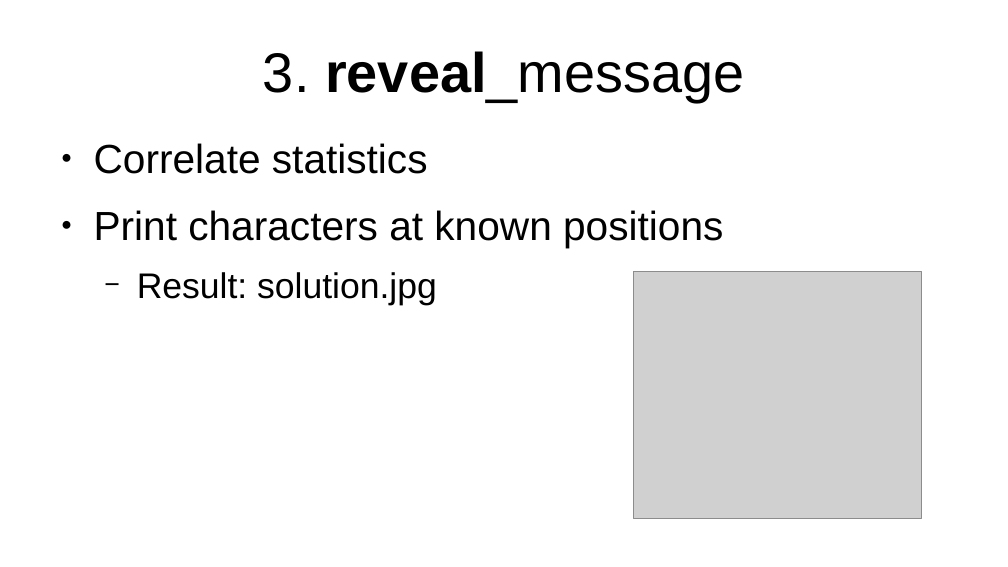
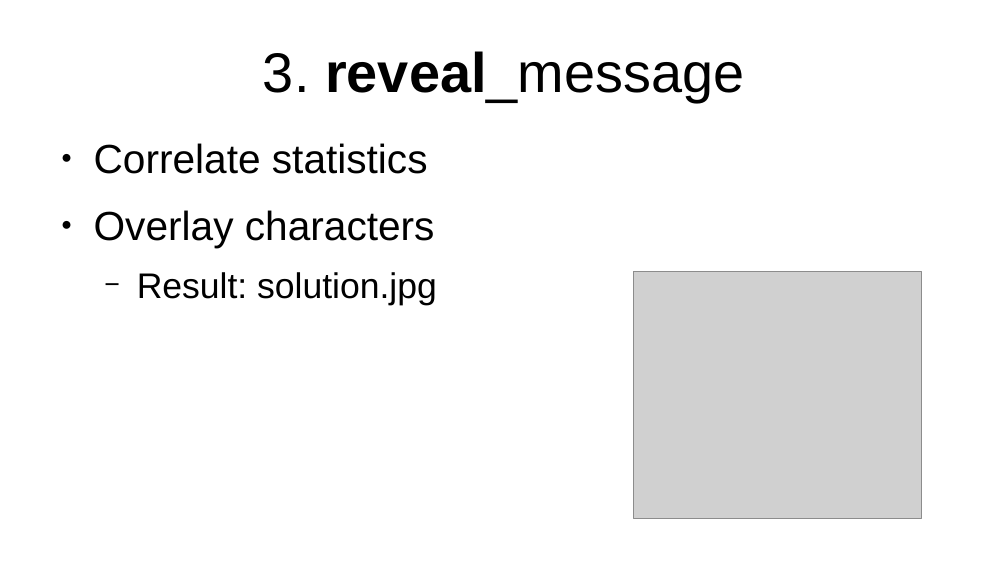
Before and after one commit to wulfgarpro/ancientrunes, a slide deck: slide 7 of lightning_talk/lightning_talk.odp. Drawn at 1008x567 pixels with LibreOffice and Linux fonts; fonts in the diff are those of the drawing; grey boxes stand for pictures. Boxes give left, top, right and bottom in pixels: in the first picture for what was removed or moved away, otherwise in the second. Text is boxed around its words. In the diff, an @@ line names an element or a change of style, - is before the commit and + after.

```diff
--- a/lightning_talk/lightning_talk.odp
+++ b/lightning_talk/lightning_talk.odp
@@ text at box(94, 210, 435, 247): text changed @@
-● Print characters at known positions
+● Overlay characters
```
Also in this commit, not shown: 3 other slides changed.
